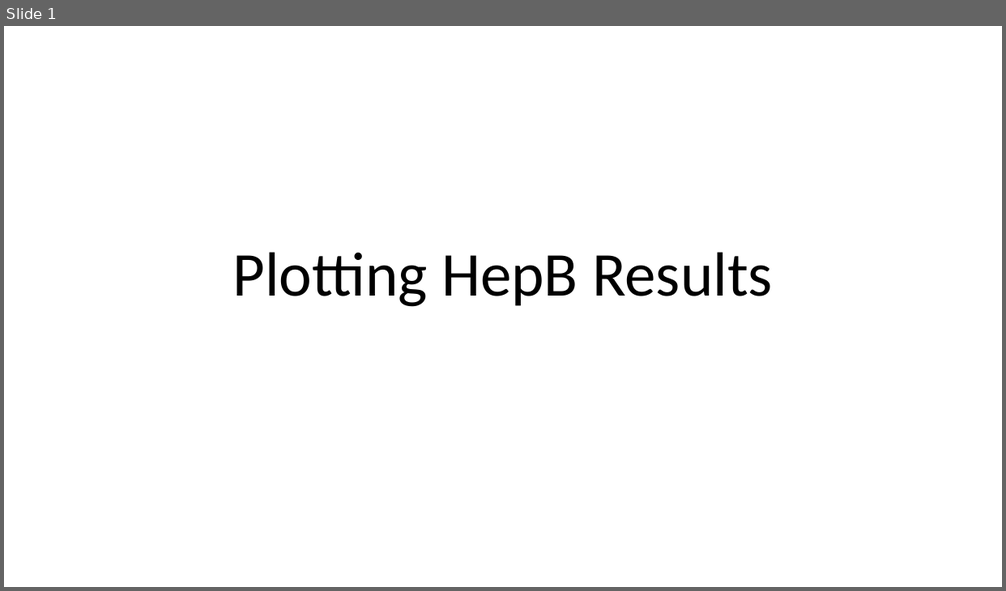
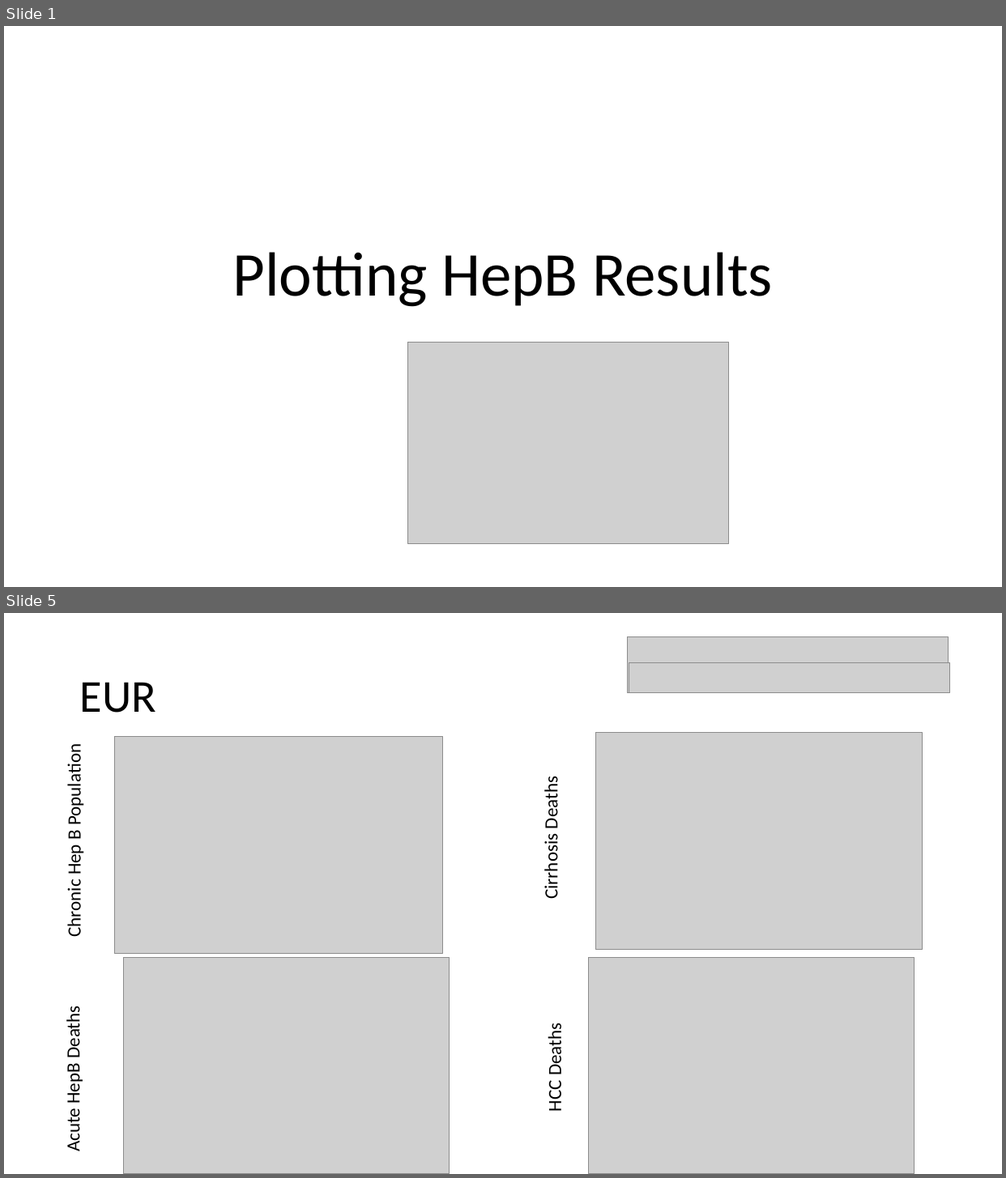
Before and after one commit to phillipluong/hbv-globalinvcase, a slide deck: documents/Plotting HepB Results.pptx. Shown one above the other, each under a label of ours: slide 1 before the commit, slides 1 and 5 after it; the slides between them are not shown. The pictures are 1006x591 and 1006x1178 pixels, drawn with LibreOffice and Linux fonts; fonts in the diff are those of the drawing; grey boxes stand for pictures. Boxes give left, top, right and bottom in pixels: in the first picture for what was removed or moved away, otherwise in the second. Text is boxed around its words. In the diff, an @@ line names an element or a change of style, - is before the commit and + after.

```diff
--- a/documents/Plotting HepB Results.pptx
+++ b/documents/Plotting HepB Results.pptx
@@ slide 5 added at (x1=4, y1=613, x2=1002, y2=1174), background #FFFFFF @@
@@ picture added at (x1=628, y1=637, x2=948, y2=693) @@
@@ title added at (x1=80, y1=682, x2=156, y2=713), 44 pt, text #000000 @@
+EUR
@@ picture added at (x1=630, y1=663, x2=951, y2=692) @@
@@ picture added at (x1=596, y1=733, x2=922, y2=950) @@
@@ text added at (x1=63, y1=753, x2=86, y2=935), 18 pt, text #000000 @@
+Chronic Hep B Population
@@ picture added at (x1=114, y1=736, x2=443, y2=954) @@
@@ text added at (x1=539, y1=781, x2=562, y2=897), 18 pt, text #000000 @@
+Cirrhosis Deaths
@@ picture added at (x1=123, y1=957, x2=449, y2=1174) @@
@@ picture added at (x1=589, y1=957, x2=914, y2=1174) @@
@@ text added at (x1=62, y1=1011, x2=84, y2=1152), 18 pt, text #000000 @@
+Acute HepB Deaths
@@ text added at (x1=543, y1=1028, x2=566, y2=1111), 18 pt, text #000000 @@
+HCC Deaths
@@ slide 1 changed as well @@
@@ picture added at (x1=408, y1=343, x2=730, y2=544) @@
```
Also in this commit, not shown: 5 other slides added, 1 slide removed, 28 other files.
